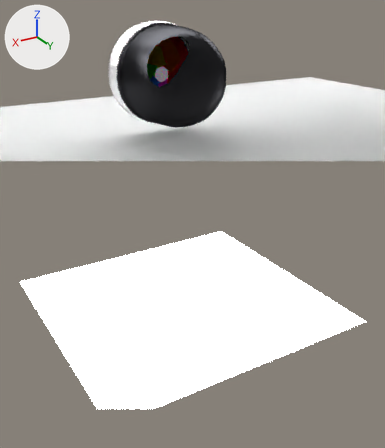
Before and after pictures for a commit that changed the Blender file sketch/darktable2.blend.
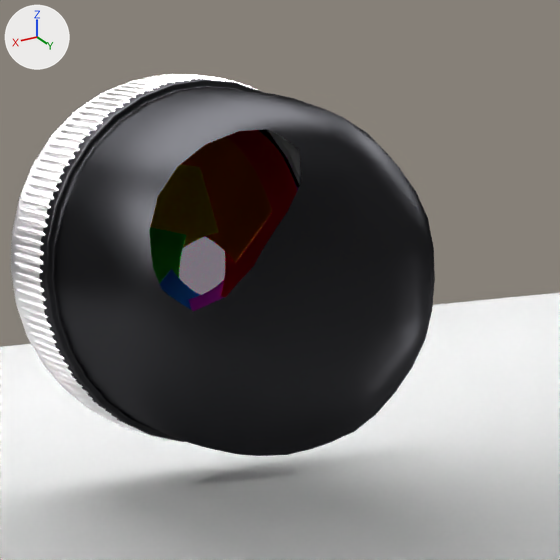
There are two pictures of each version: one from a 50 mm camera at (1.73, 2.06, 1.56) aimed at (-0.03, -0.87, 0.1), one close up on the part from 27% to 68% of the width and 0% to 35% of the height. The lights are fixed; the arrows at upper left show +X, +Y and +Z. Everything nearer to the camera than a plane just in front of the edit is cut away.
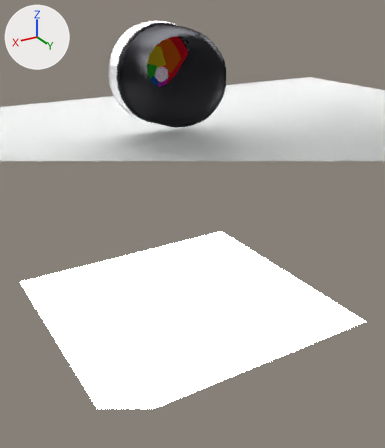
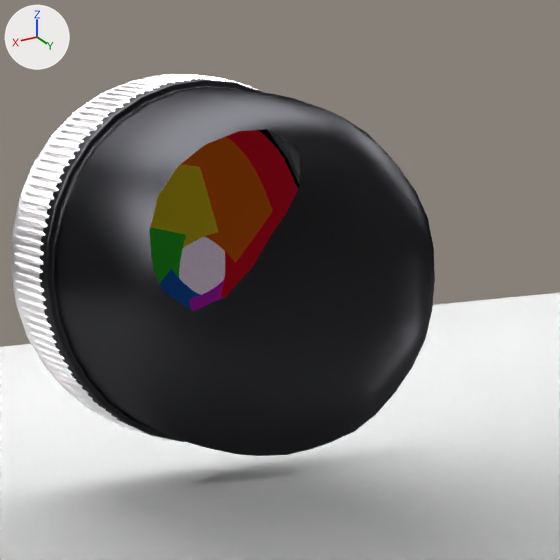
The change, as a list of edits to the scene's bpy script:
```text
Change mat_aper_green:
    where n1 = _N.new('ShaderNodeBsdfAnisotropic'); n1.name = 'Glossy BSDF.001'
    n1.inputs[1].default_value: 0.447 -> 0.775  # 'Roughness'
Change mat_aper_yellow:
    where n1 = _N.new('ShaderNodeBsdfAnisotropic'); n1.name = 'Glossy BSDF.001'
    n1.inputs[1].default_value: 0.447 -> 0.775  # 'Roughness'
Change mat_aper_orange:
    where n1 = _N.new('ShaderNodeBsdfAnisotropic'); n1.name = 'Glossy BSDF.001'
    n1.inputs[1].default_value: 0.447 -> 0.775  # 'Roughness'
Change mat_aper_red:
    where n1 = _N.new('ShaderNodeBsdfAnisotropic'); n1.name = 'Glossy BSDF.001'
    n1.inputs[1].default_value: 0.447 -> 0.775  # 'Roughness'
```

What differs and where, as boxes [x1, y1, x2, y2] in the close-ups (560 x 560 px):
'Circle.009', surface changed (black to brown): [180, 136, 272, 263] in both
'Circle.008', surface changed (black to red): [220, 130, 297, 297] in both
'Circle.010', surface changed (black to brown): [150, 165, 218, 248] in both
'Circle.011', surface changed (black to green): [149, 227, 186, 284] in both
'Circle.012', surface changed: [160, 269, 200, 309] in both
'Circle', surface changed: [189, 181, 298, 311] in both
